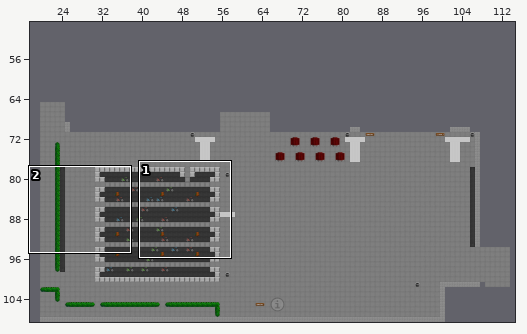
Two states of a Tiled map (JSON), maps/erba_inner_yard.json. Above: a wide view before the commit, with the close-up outlined.
Close-up. First the earlier version:
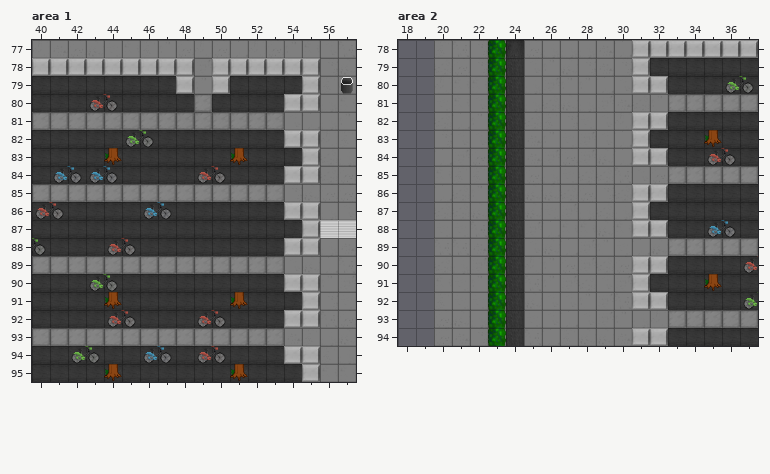
Cells are 32x32 px. Shown: area 1 x 40..57, y 77..95; area 2 x 18..37, y 78..94. The commit also changed other parts of the map, which this record leaves out.
After the commit:
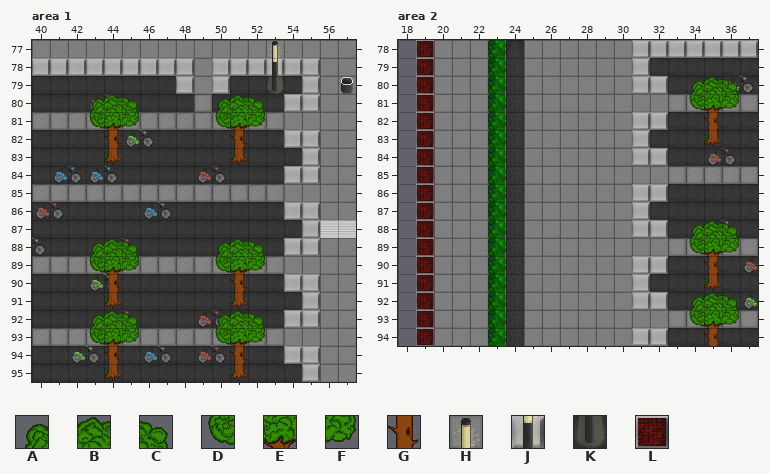
Key: from "Lysander": A 62, B 63, C 64, D 72, E 73, F 74, G 83; from "erba_outdoor": H 23, J 31, K 39; from "outdoor": L 34.
_ is an empty cell.
Tiles of an added or newly shown layer are drawn over the layers below it.
See-through tiles are keyed as they look on the map.
Change:
{"where": "layer \"lanterns\" (now shown), area 1"}
{"y":79,"x":53,"old":"_","new":"K"}
{"where": "layer \"top\" (now shown), area 1"}
{"y":77,"x":53,"old":"_","new":"H"}
{"y":78,"x":53,"old":"_","new":"J"}
{"y":80,"x":43,"old":"___","new":"ABC"}
{"y":80,"x":50,"old":"___","new":"ABC"}
{"y":81,"x":43,"old":"___","new":"DEF"}
{"y":81,"x":50,"old":"___","new":"DEF"}
{"y":82,"x":44,"old":"_","new":"G"}
{"y":82,"x":51,"old":"_","new":"G"}
{"y":88,"x":43,"old":"___","new":"ABC"}
{"y":88,"x":50,"old":"___","new":"ABC"}
{"y":89,"x":43,"old":"___","new":"DEF"}
{"y":89,"x":50,"old":"___","new":"DEF"}
{"y":90,"x":44,"old":"_","new":"G"}
{"y":90,"x":51,"old":"_","new":"G"}
{"y":92,"x":43,"old":"___","new":"ABC"}
{"y":92,"x":50,"old":"___","new":"ABC"}
{"y":93,"x":43,"old":"___","new":"DEF"}
{"y":93,"x":50,"old":"___","new":"DEF"}
{"y":94,"x":44,"old":"_","new":"G"}
{"y":94,"x":51,"old":"_","new":"G"}
{"where": "layer \"buildings\" (now shown), area 2"}
{"y":78,"x":19,"old":"_","new":"L"}
{"y":79,"x":19,"old":"_","new":"L"}
{"y":80,"x":19,"old":"_","new":"L"}
{"y":81,"x":19,"old":"_","new":"L"}
{"y":82,"x":19,"old":"_","new":"L"}
{"y":83,"x":19,"old":"_","new":"L"}
{"y":84,"x":19,"old":"_","new":"L"}
{"y":85,"x":19,"old":"_","new":"L"}
{"y":86,"x":19,"old":"_","new":"L"}
{"y":87,"x":19,"old":"_","new":"L"}
{"y":88,"x":19,"old":"_","new":"L"}
{"y":89,"x":19,"old":"_","new":"L"}
{"y":90,"x":19,"old":"_","new":"L"}
{"y":91,"x":19,"old":"_","new":"L"}
{"y":92,"x":19,"old":"_","new":"L"}
{"y":93,"x":19,"old":"_","new":"L"}
{"y":94,"x":19,"old":"_","new":"L"}
{"where": "layer \"top\" (now shown), area 2"}
{"y":80,"x":34,"old":"___","new":"ABC"}
{"y":81,"x":34,"old":"___","new":"DEF"}
{"y":82,"x":35,"old":"_","new":"G"}
{"y":88,"x":34,"old":"___","new":"ABC"}
{"y":89,"x":34,"old":"___","new":"DEF"}
{"y":90,"x":35,"old":"_","new":"G"}
{"y":92,"x":34,"old":"___","new":"ABC"}
{"y":93,"x":34,"old":"___","new":"DEF"}
{"y":94,"x":35,"old":"_","new":"G"}
